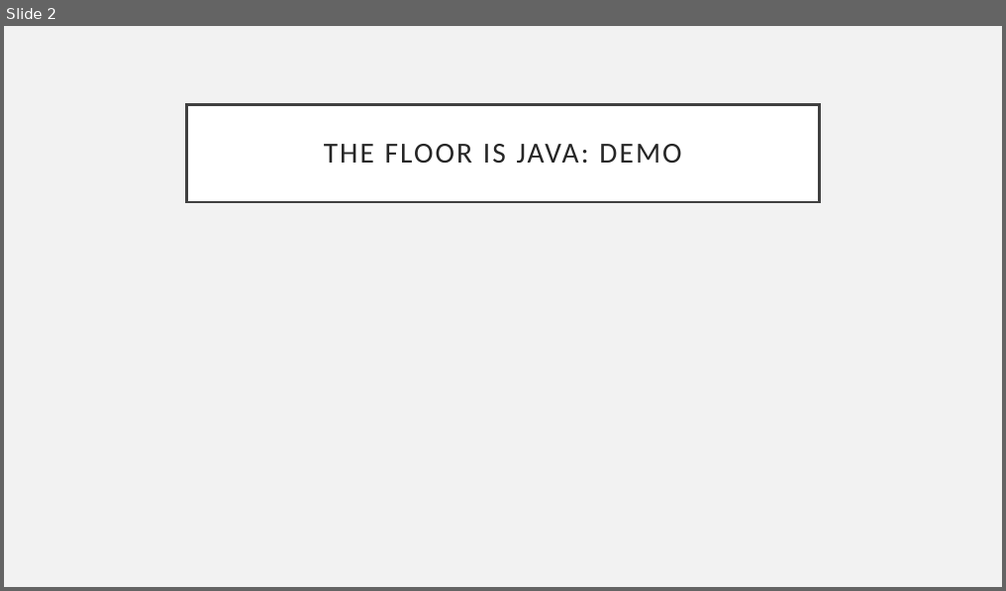
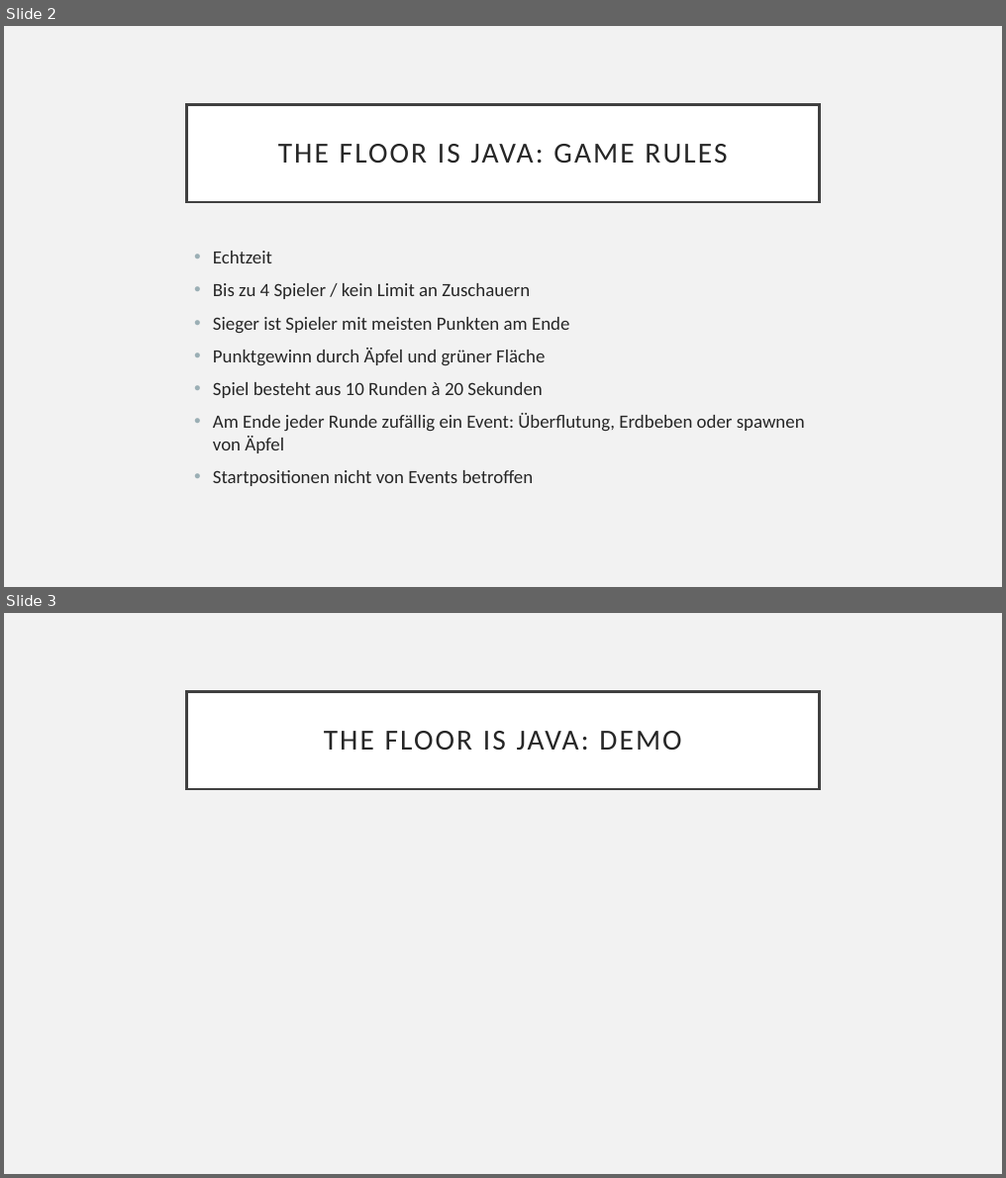
Before and after one commit to melsvab/CS108-FS20-Gruppe-10, a slide deck: Meilenstein5-presentation/Meilenstein5.pptx. Shown one above the other, each under a label of ours: slide 2 before the commit, slides 2 and 3 after it. The pictures are 1006x591 and 1006x1178 pixels, drawn with LibreOffice and Linux fonts; fonts in the diff are those of the drawing. Boxes give left, top, right and bottom in pixels: in the first picture for what was removed or moved away, otherwise in the second. Text is boxed around its words. In the diff, an @@ line names an element or a change of style, - is before the commit and + after.

Commit message:
Added slide about Game Rules to the presentation

```diff
--- a/Meilenstein5-presentation/Meilenstein5.pptx
+++ b/Meilenstein5-presentation/Meilenstein5.pptx
@@ slide 2 added at (4,26,1002,587), background #F2F2F2 @@
@@ title added at (187,104,819,202), fill #FFFFFF, outline #404040 2.5 pt, 28 pt, text #262626 @@
+THE FLOOR IS JAVA: GAME RULES
@@ text added at (213,251,805,486), 18 pt, text #262626 @@
+• Echtzeit
+• Bis zu 4 Spieler / kein Limit an Zuschauern
+• Sieger ist Spieler mit meisten Punkten am Ende
+• Punktgewinn durch Äpfel und grüner Fläche
+• Spiel besteht aus 10 Runden à 20 Sekunden
+• Am Ende jeder Runde zufällig ein Event: Überflutung, Erdbeben oder spawnen von Äpfel
+• Startpositionen nicht von Events betroffen
@@ what was slide 2 is now slide 3 @@
```
Also in this commit, not shown: 1 other file.
